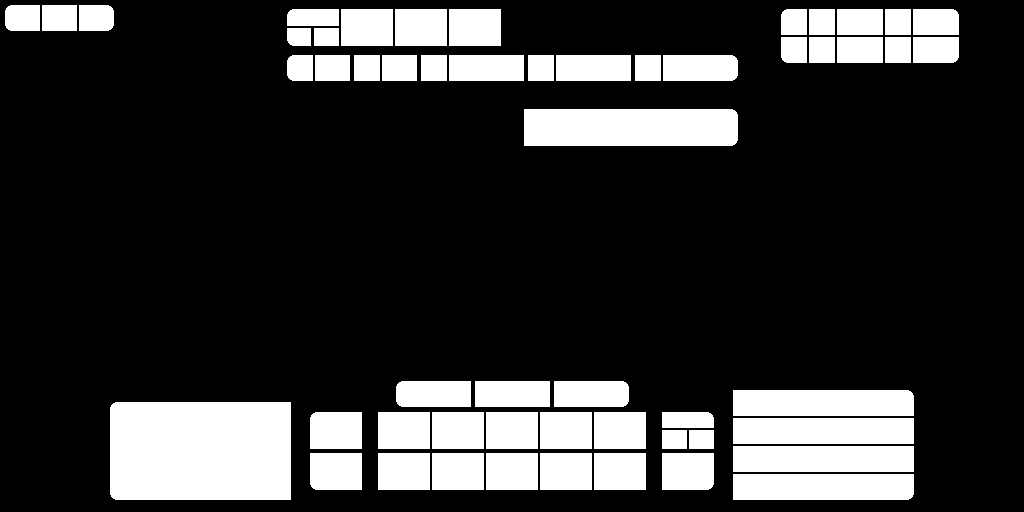
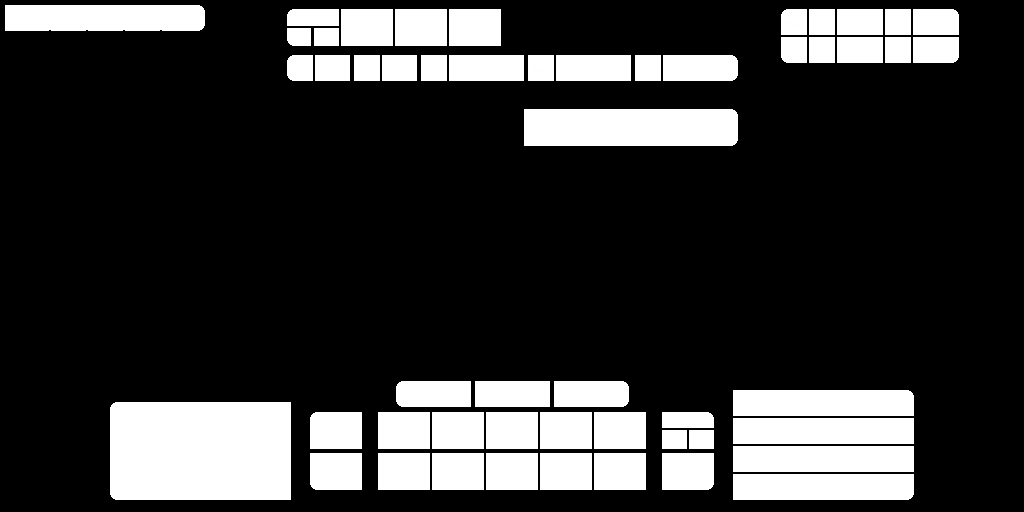
The second 1024x512 image is a revision of the first. Changes to its layers:
painted on "Empire Tree" (1st of 2, in "Theme" › "Top Bar") over left=5, top=5, right=205, bottom=31
painted on "Empire Tree" (2nd of 2, in "Alpha" › "Top Bar") over left=5, top=5, right=205, bottom=31
